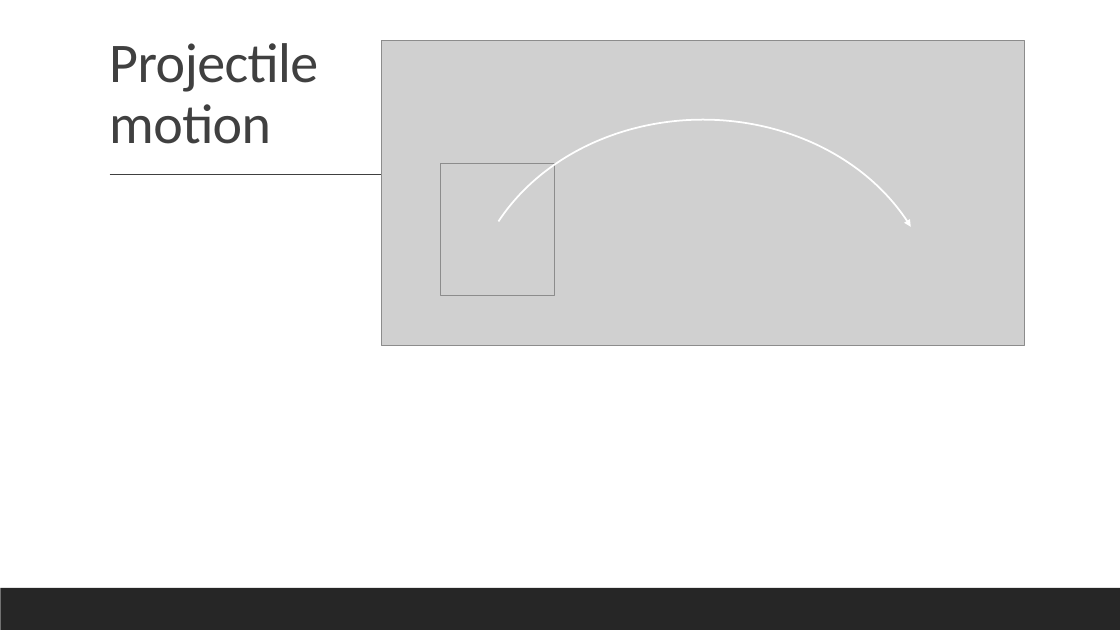
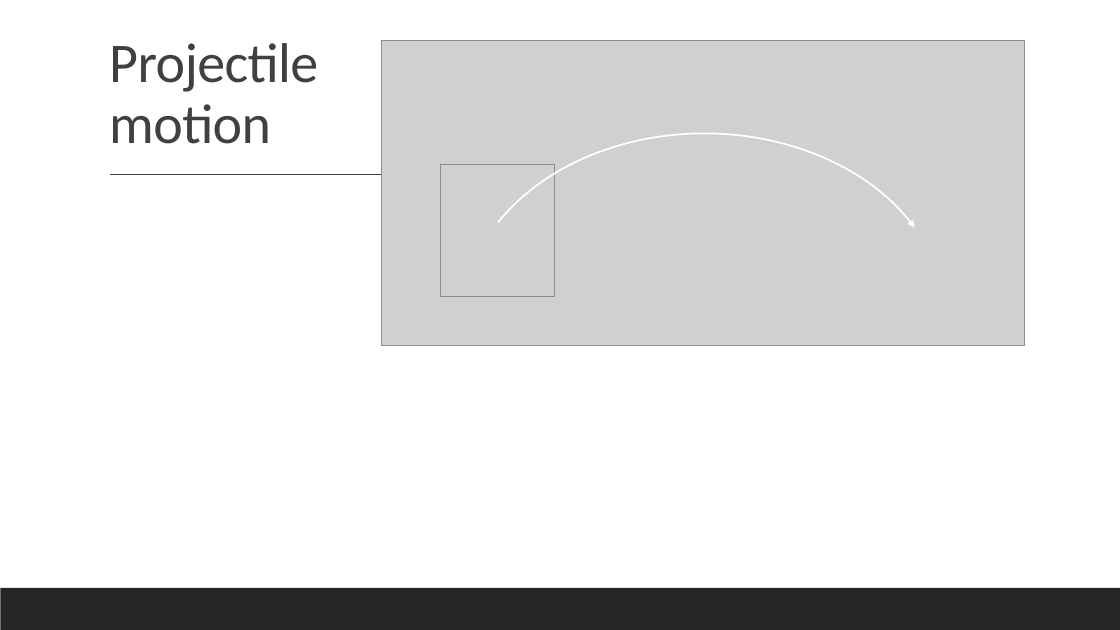
Before and after one commit to Falmouth-Games-Academy/bsc-course-materials, a slide deck: slide 3 of COMP270/05/2019-20-COMP270-05-lecture-materials.pptx. Drawn at 1120x630 pixels with LibreOffice and Linux fonts; fonts in the diff are those of the drawing; grey boxes stand for pictures. Boxes give left, top, right and bottom in pixels: in the first picture for what was removed or moved away, otherwise in the second. Text is boxed around its words. In the diff, an @@ line names an element or a change of style, - is before the commit and + after.

Commit message:
COMP110 lecture 5

```diff
--- a/COMP270/05/2019-20-COMP270-05-lecture-materials.pptx
+++ b/COMP270/05/2019-20-COMP270-05-lecture-materials.pptx
@@ arc (boxed as its full ellipse): place and size @@
-arc (boxed as its full ellipse) at [469, 119, 938, 517]
+arc (boxed as its full ellipse) at [463, 134, 947, 507]
```
Also in this commit, not shown: 9 other files.
